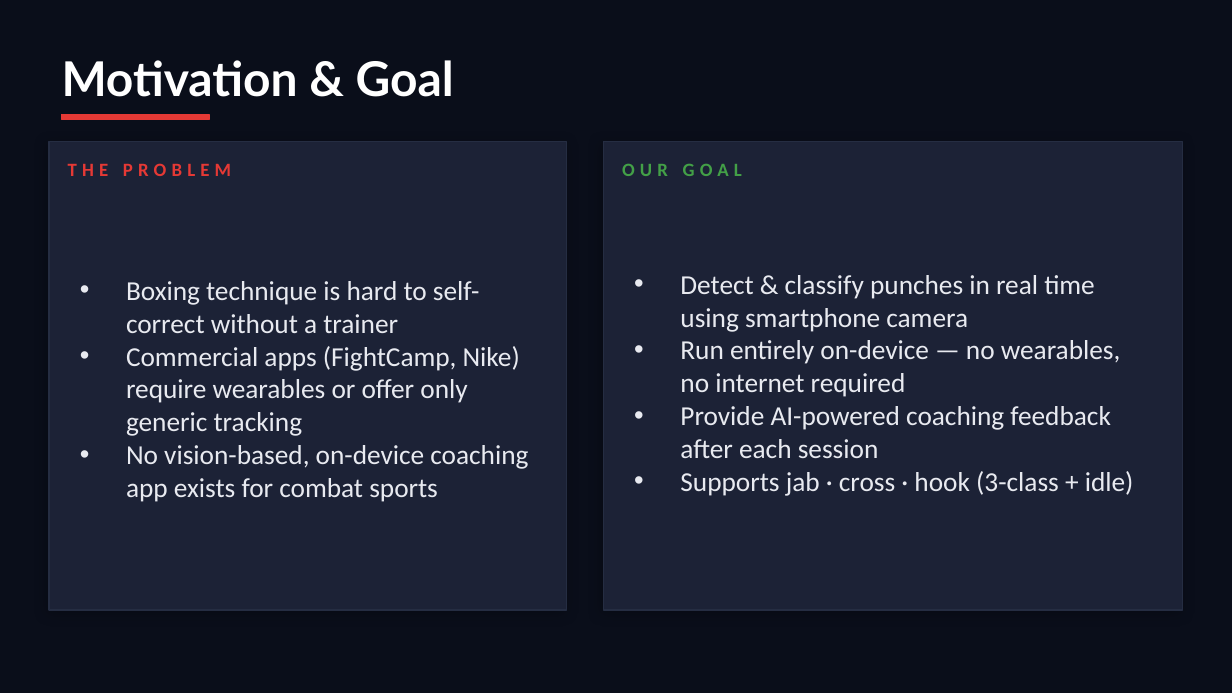
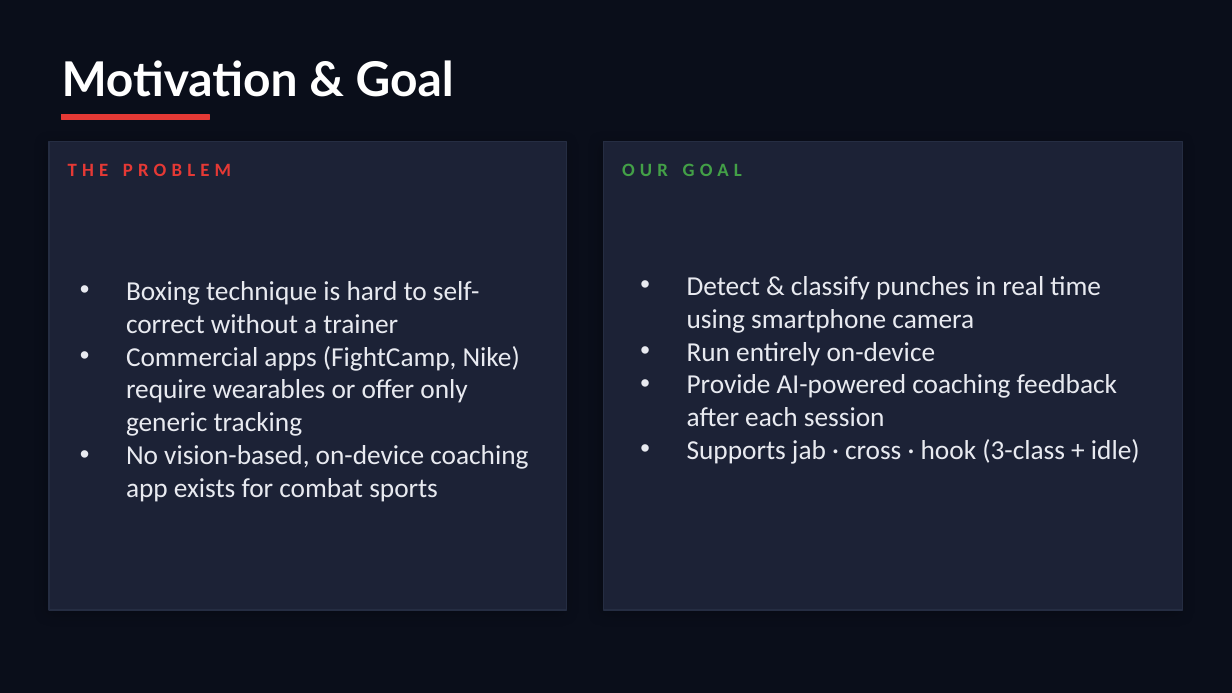
Before and after one commit to buugiiman/boxing-coach, a slide deck: slide 2 of ppt/boxing_coach.pptx. Drawn at 1232x693 pixels with LibreOffice and Linux fonts; fonts in the diff are those of the drawing. Boxes give left, top, right and bottom in pixels: in the first picture for what was removed or moved away, otherwise in the second. Text is boxed around its words. In the diff, an @@ line names an element or a change of style, - is before the commit and + after.

```diff
--- a/ppt/boxing_coach.pptx
+++ b/ppt/boxing_coach.pptx
@@ text "Detect & classify punches in ...": place and size @@
-text "Detect & classify punches in ..." at <box>680,275,1134,496</box>
+text "Detect & classify punches in ..." at <box>687,276,1140,464</box>
@@ text at <box>687,342,936,366</box>: text changed @@
-• Run entirely on-device — no wearables, no internet required
+• Run entirely on-device
```
Also in this commit, not shown: 7 other slides changed, 4 slides added, 2 slides removed.
